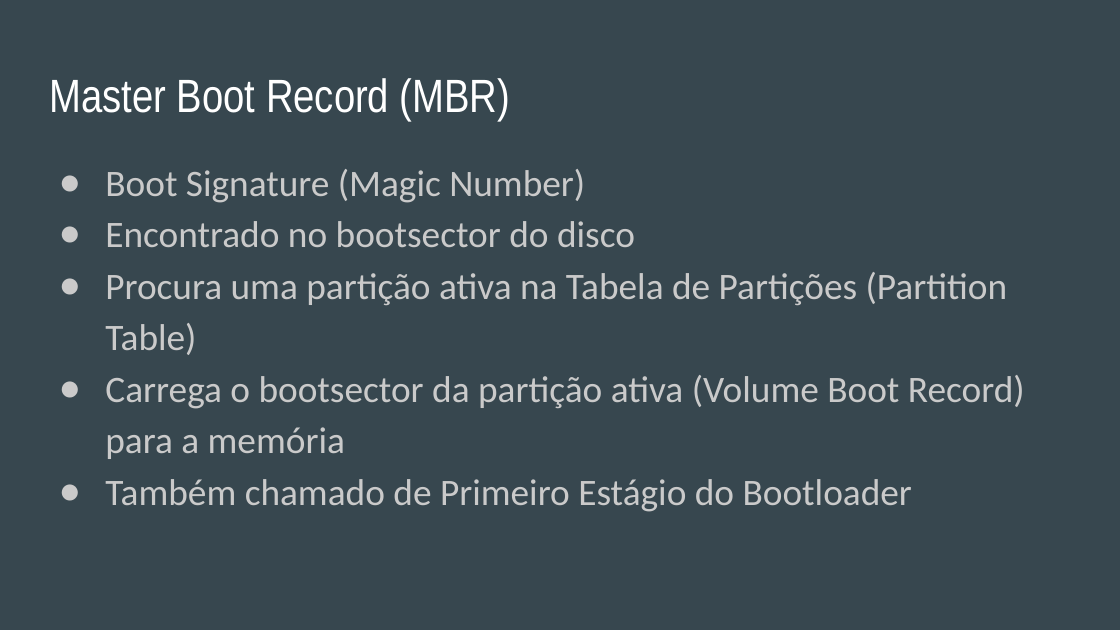
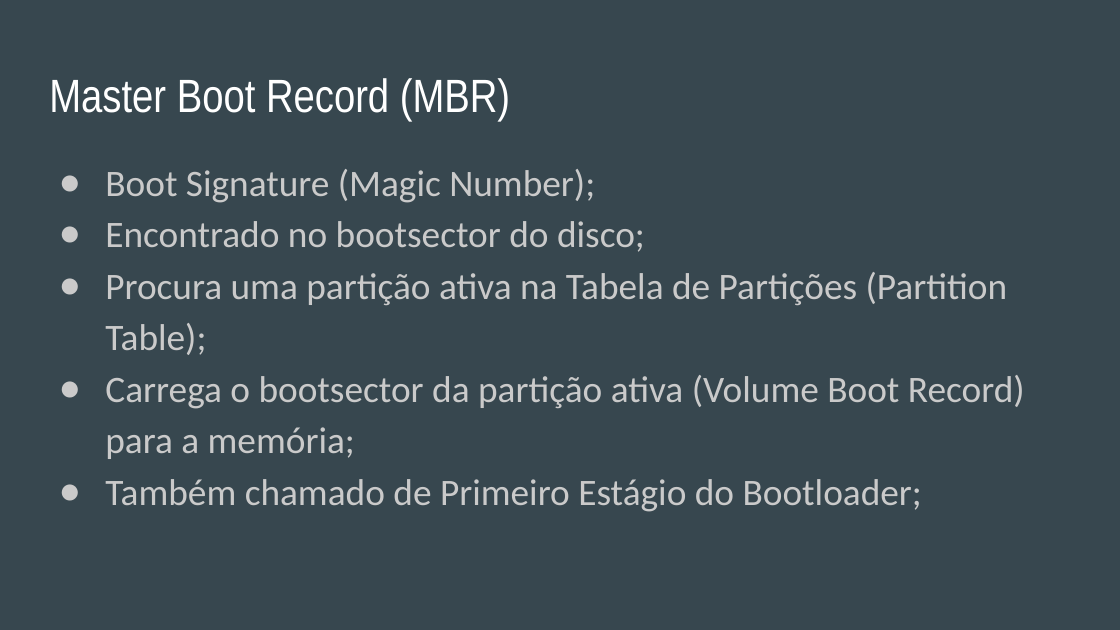
Before and after one commit to ArcanjoGabriel42/GabrielJoshua_finalProject_os_rr_2019, a slide deck: slide 4 of Documentação/Guia do Bootloader das Galáxias.pptx. Drawn at 1120x630 pixels with LibreOffice and Linux fonts; fonts in the diff are those of the drawing. Boxes give left, top, right and bottom in pixels: in the first picture for what was removed or moved away, otherwise in the second. Text is boxed around its words. In the diff, an @@ line names an element or a change of style, - is before the commit and + after.

```diff
--- a/Documentação/Guia do Bootloader das Galáxias.pptx
+++ b/Documentação/Guia do Bootloader das Galáxias.pptx
@@ text at [105,169,1025,512]: text changed @@
-● Boot Signature (Magic Number)
-● Encontrado no bootsector do disco
-● Procura uma partição ativa na Tabela de Partições (Partition Table)
-● Carrega o bootsector da partição ativa (Volume Boot Record) para a memória
-● Também chamado de Primeiro Estágio do Bootloader
+● Boot Signature (Magic Number);
+● Encontrado no bootsector do disco;
+● Procura uma partição ativa na Tabela de Partições (Partition Table);
+● Carrega o bootsector da partição ativa (Volume Boot Record) para a memória;
+● Também chamado de Primeiro Estágio do Bootloader;
```
Also in this commit, not shown: 3 other slides changed, 3 slides added, 1 slide removed, 3 other files.
